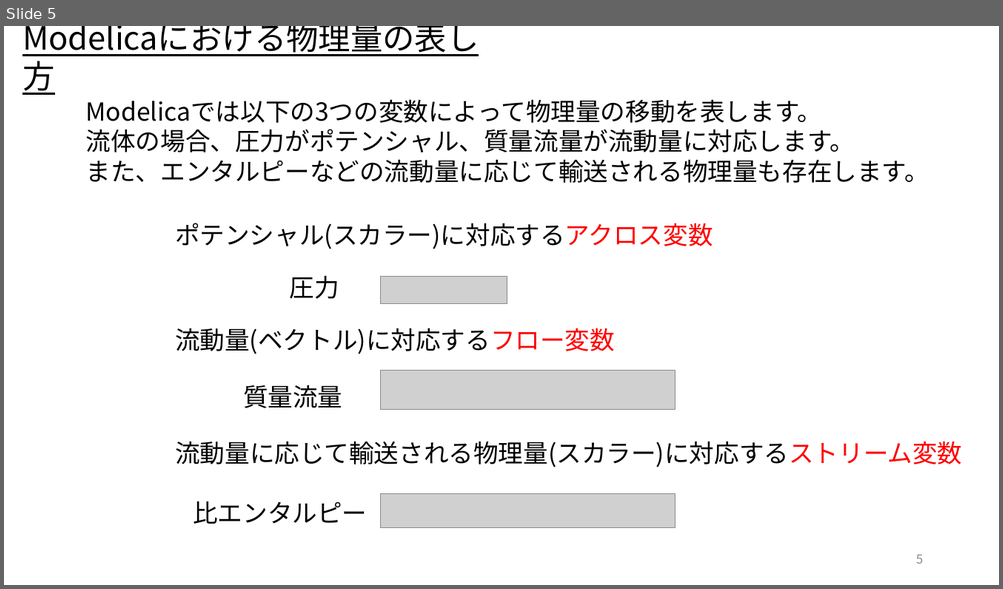
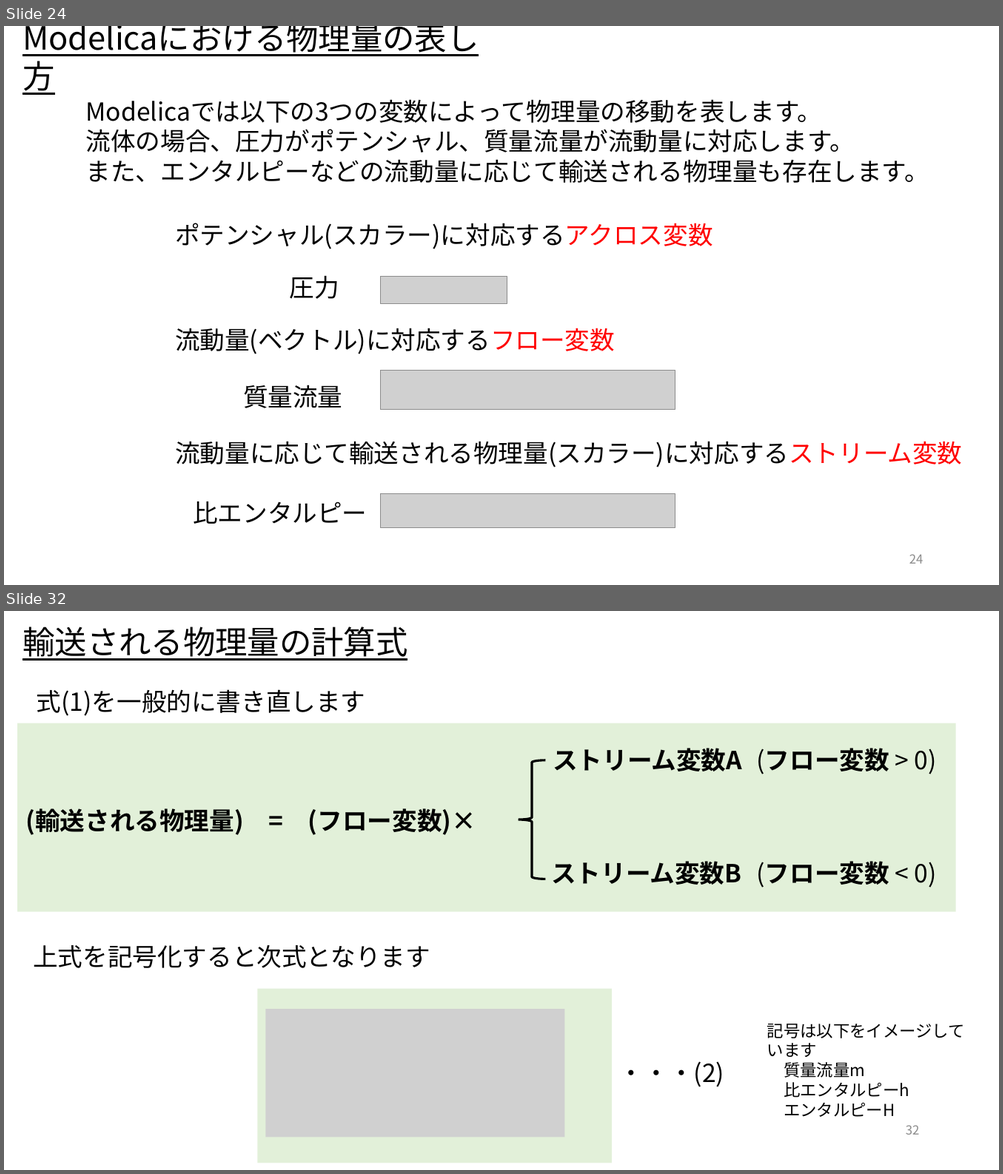
Before and after one commit to UedaShigenori/OpenModelica_Tutorials_Ja, a slide deck: Dev/7_PhysicsDomainModel/OpenModelica_Tutorials_7_PlantModel.pptx. Shown one above the other, each under a label of ours: slide 5 before the commit, slides 24 and 32 after it; the slides between them are not shown. The pictures are 1003x589 and 1003x1174 pixels, drawn with LibreOffice and Linux fonts; fonts in the diff are those of the drawing; grey boxes stand for pictures. Boxes give left, top, right and bottom in pixels: in the first picture for what was removed or moved away, otherwise in the second. Text is boxed around its words. In the diff, an @@ line names an element or a change of style, - is before the commit and + after.

```diff
--- a/Dev/7_PhysicsDomainModel/OpenModelica_Tutorials_7_PlantModel.pptx
+++ b/Dev/7_PhysicsDomainModel/OpenModelica_Tutorials_7_PlantModel.pptx
@@ slide 32 added at (4,611,999,1170), background #FFFFFF @@
@@ text added at (22,627,407,661), 31 pt, text #000000, underline @@
+輸送される物理量の計算式
@@ text added at (37,689,366,716), 24 pt, text #000000 @@
+式(1)を一般的に書き直します
@@ rectangle added at (17,723,956,911), fill #E2F0D9 @@
@@ left brace added at (518,760,546,879), outline #000000 2.25 pt @@
@@ text added at (552,748,742,772), 24 pt, text #000000, bold @@
+ストリーム変数A
@@ text added at (757,748,936,775), 24 pt, text #000000, bold @@
+(フロー変数 > 0)
@@ text added at (26,809,476,835), 24 pt, text #000000, bold @@
+(輸送される物理量) = (フロー変数)×
@@ text added at (551,861,741,885), 24 pt, text #000000, bold @@
+ストリーム変数B
@@ text added at (757,861,936,888), 24 pt, text #000000, bold @@
+(フロー変数 < 0)
@@ text added at (33,945,430,968), 24 pt, text #000000 @@
+上式を記号化すると次式となります
@@ rectangle added at (258,989,612,1164), fill #E2F0D9 @@
@@ picture added at (266,1009,565,1138) @@
@@ text added at (767,1024,965,1117), 16 pt, text #000000 @@
+記号は以下をイメージしています
+質量流量m
+比エンタルピーh
+エンタルピーH
@@ text added at (619,1062,724,1088), 24 pt, text #000000 @@
+・・・(2)
@@ page number added at (905,1125,919,1135), 12 pt, text #8C8C8C @@
+32
@@ what was slide 5 is now slide 24 @@
@@ page number at (909,554,923,564): text changed @@
-5
+24
```
Also in this commit, not shown: 7 slides changed, 59 other slides added, 1 slide removed.
